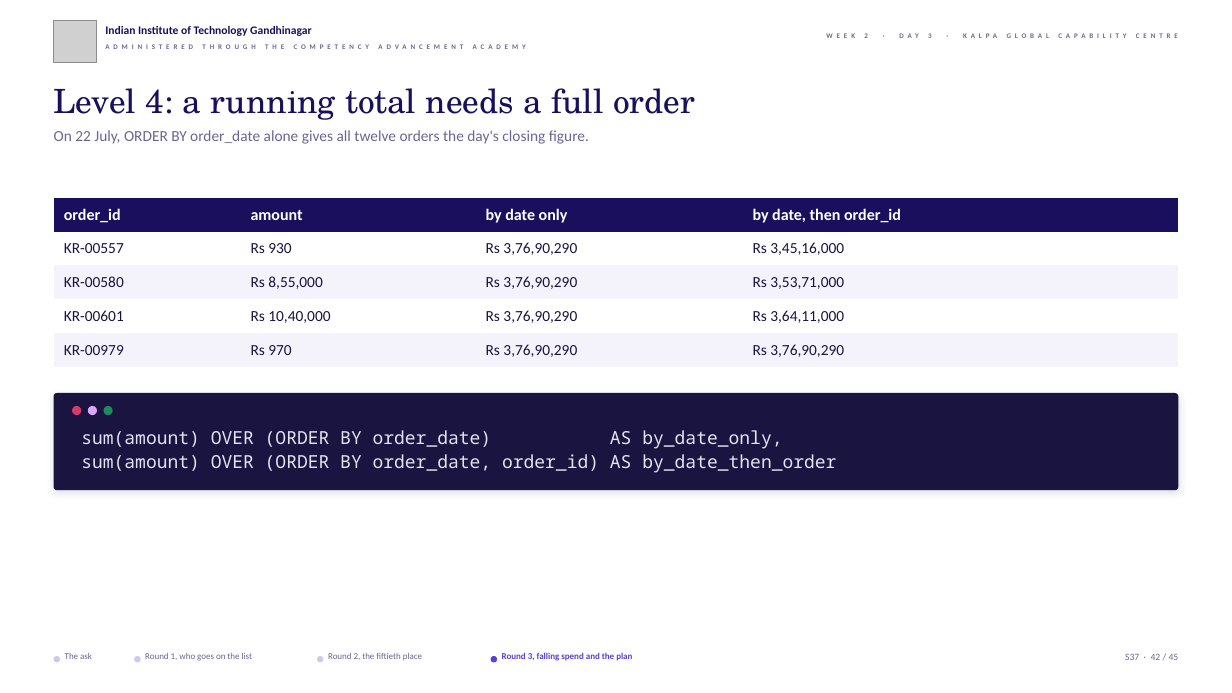
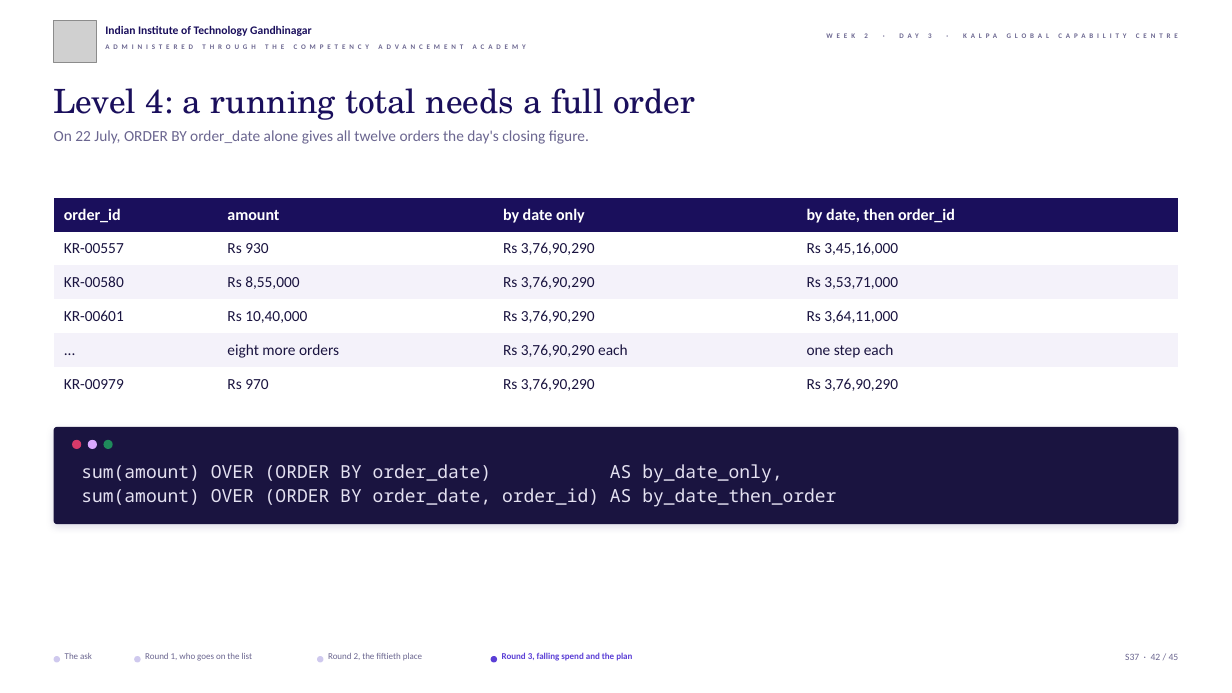
Before and after one commit to fde-academy-lab/c2-content-factory, a slide deck: slide 42 of content/W02/D3/slides/C2_W02_D03_half1_STUDENT.pptx. Drawn at 1232x693 pixels with LibreOffice and Linux fonts; fonts in the diff are those of the drawing; grey boxes stand for pictures; background and template pictures are left out. Boxes give left, top, right and bottom in pixels: in the first picture for what was removed or moved away, otherwise in the second. Text is boxed around its words. In the diff, an @@ line names an element or a change of style, - is before the commit and + after.

```diff
--- a/content/W02/D3/slides/C2_W02_D03_half1_STUDENT.pptx
+++ b/content/W02/D3/slides/C2_W02_D03_half1_STUDENT.pptx
@@ table at box(54, 198, 1177, 401) @@
+row 5: ... | eight more orders | Rs 3,76,90,290 each | one step each
@@ 3 ellipses, 1 text, 1 rounded rectangle: place and size @@
-3 ellipses, 1 text, 1 rounded rectangle at box(54, 393, 1178, 490)
+3 ellipses, 1 text, 1 rounded rectangle at box(54, 427, 1178, 524)
```
Also in this commit, not shown: 4 other slides changed, 1 other file.
